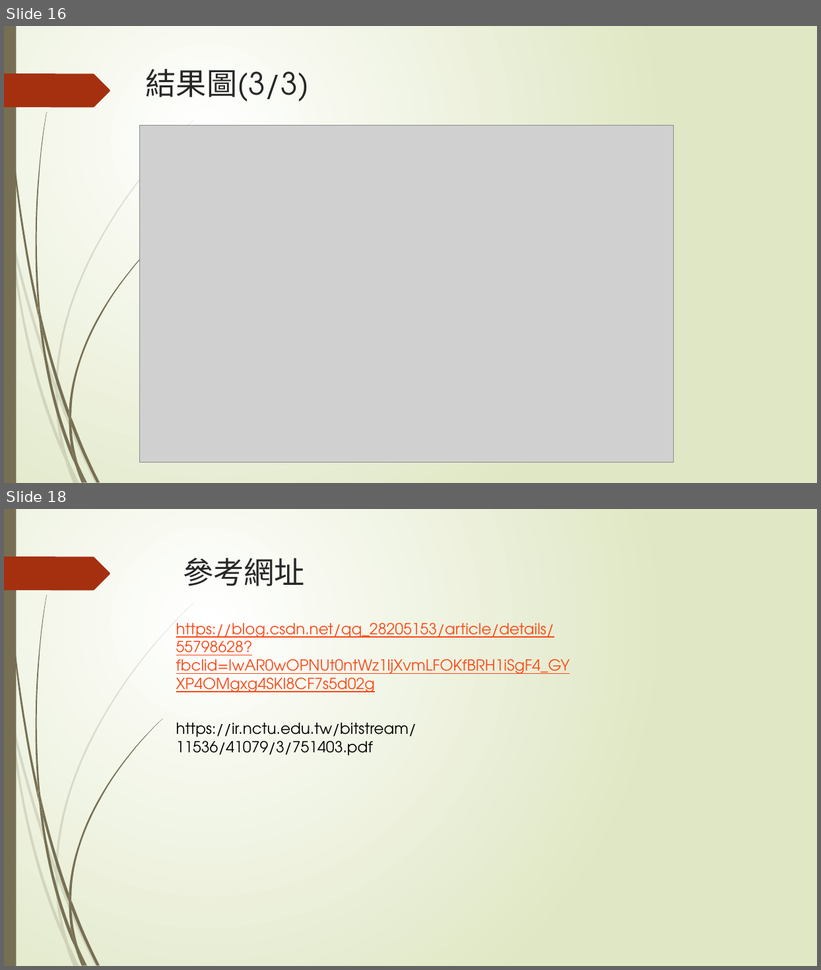
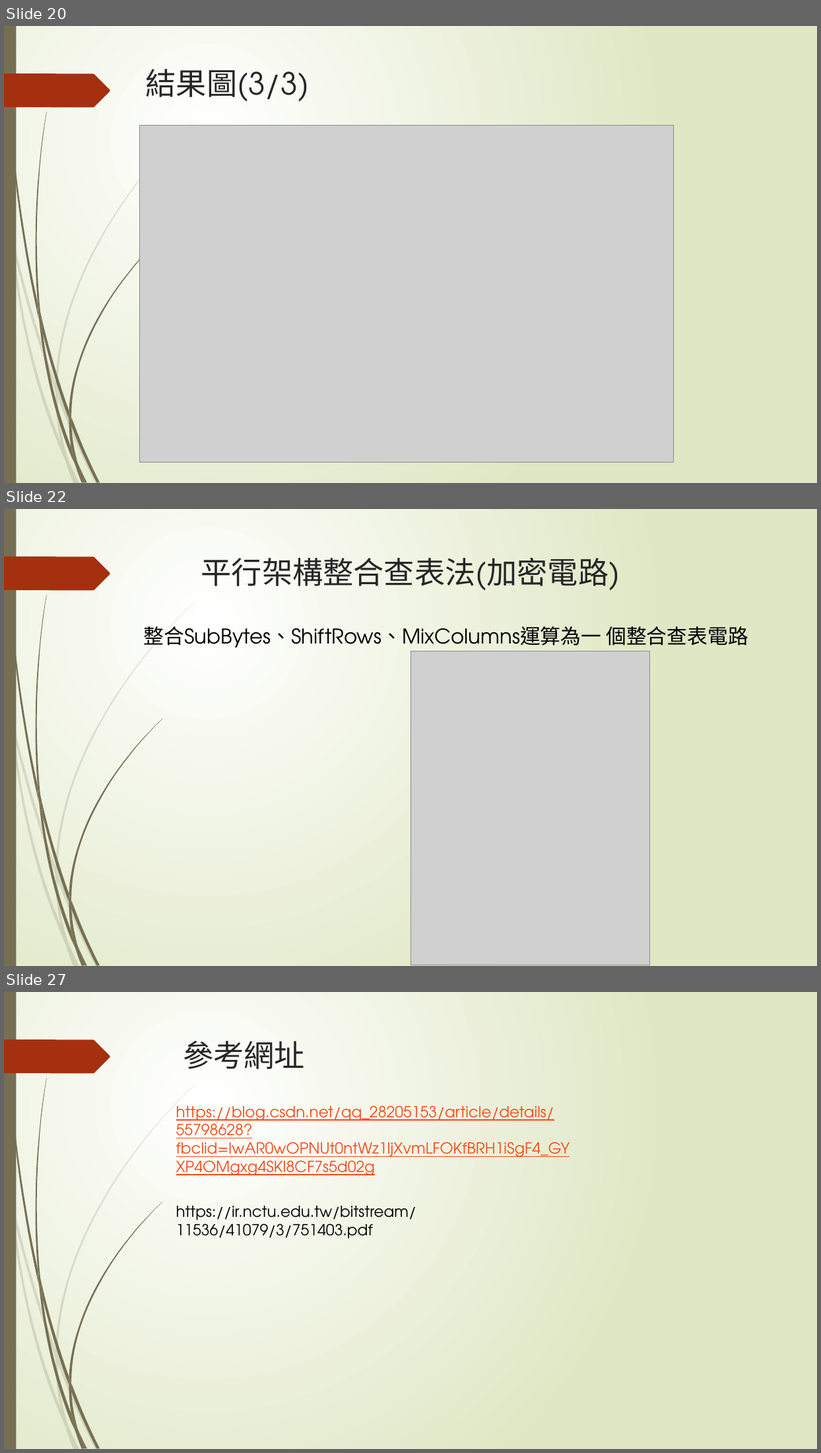
Before and after one commit to sanwich27/2019_FPGA_Design_Group4, a slide deck: final_project/AES加密&解密.pptx. Shown one above the other, each under a label of ours: slides 16 and 18 before the commit, slides 20, 22 and 27 after it; the slides between them are not shown. The pictures are 821x970 and 821x1453 pixels, drawn with LibreOffice and Linux fonts; fonts in the diff are those of the drawing; grey boxes stand for pictures. Boxes give left, top, right and bottom in pixels: in the first picture for what was removed or moved away, otherwise in the second. Text is boxed around its words. In the diff, an @@ line names an element or a change of style, - is before the commit and + after.

```diff
--- a/final_project/AES加密&解密.pptx
+++ b/final_project/AES加密&解密.pptx
@@ slide 22 added at (x1=4, y1=509, x2=817, y2=966), background gradient #FFFFFF to #DFE8C4; not listed: 24 template elements that a slide beside it also shows @@
@@ title added at (x1=201, y1=558, x2=620, y2=590), 36 pt, text #262626 @@
+平行架構整合查表法(加密電路)
@@ text added at (x1=144, y1=626, x2=748, y2=648), 24 pt, text #000000 @@
+整合SubBytes、ShiftRows、MixColumns運算為一 個整合查表電路
@@ picture added at (x1=411, y1=652, x2=651, y2=966) @@
@@ what was slide 16 is now slide 20 @@
@@ what was slide 18 is now slide 27 @@
```
Also in this commit, not shown: 1 slide changed, 8 other slides added.
